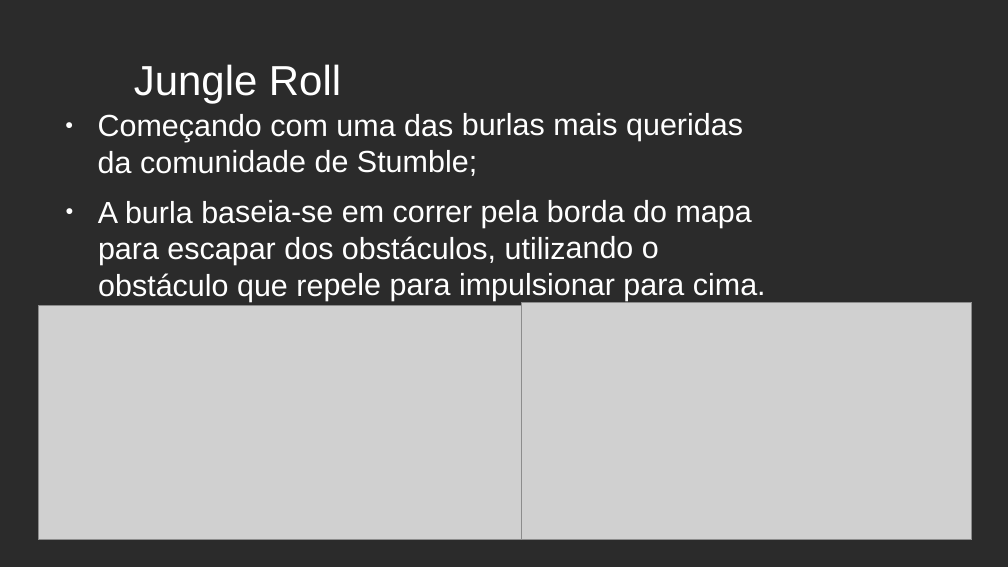
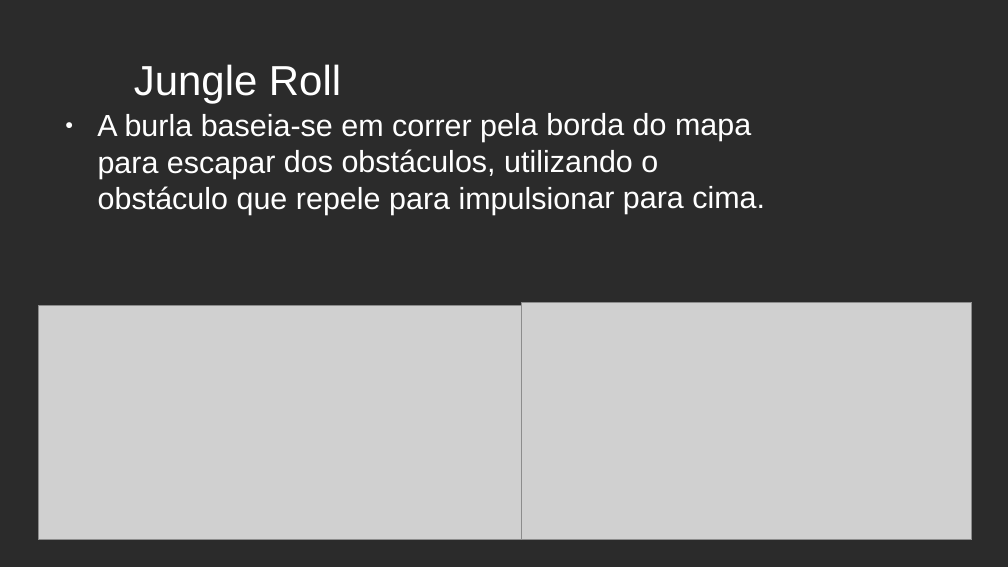
Before and after one commit to bernacastro/repositoriolegal, a slide deck: slide 4 of Strumble.gays.odp. Drawn at 1008x567 pixels with LibreOffice and Linux fonts; fonts in the diff are those of the drawing; grey boxes stand for pictures; background and template pictures are left out; a plain dark background stands for a picture behind light text. Boxes give left, top, right and bottom in pixels: in the first picture for what was removed or moved away, otherwise in the second. Text is boxed around its words. In the diff, an @@ line names an element or a change of style, - is before the commit and + after.

```diff
--- a/Strumble.gays.odp
+++ b/Strumble.gays.odp
@@ text at bbox=[98, 113, 743, 176]: paragraph removed @@
-● Começando com uma das burlas mais queridas da comunidade de Stumble;
```
Also in this commit, not shown: 4 other slides changed.
